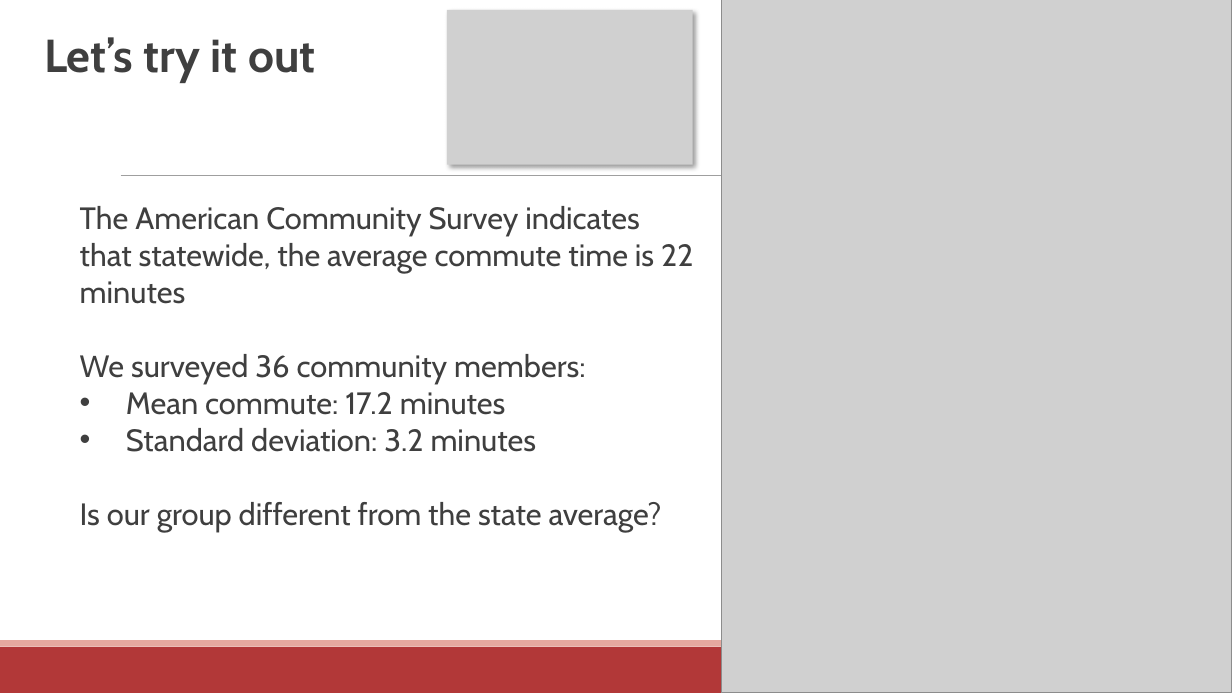
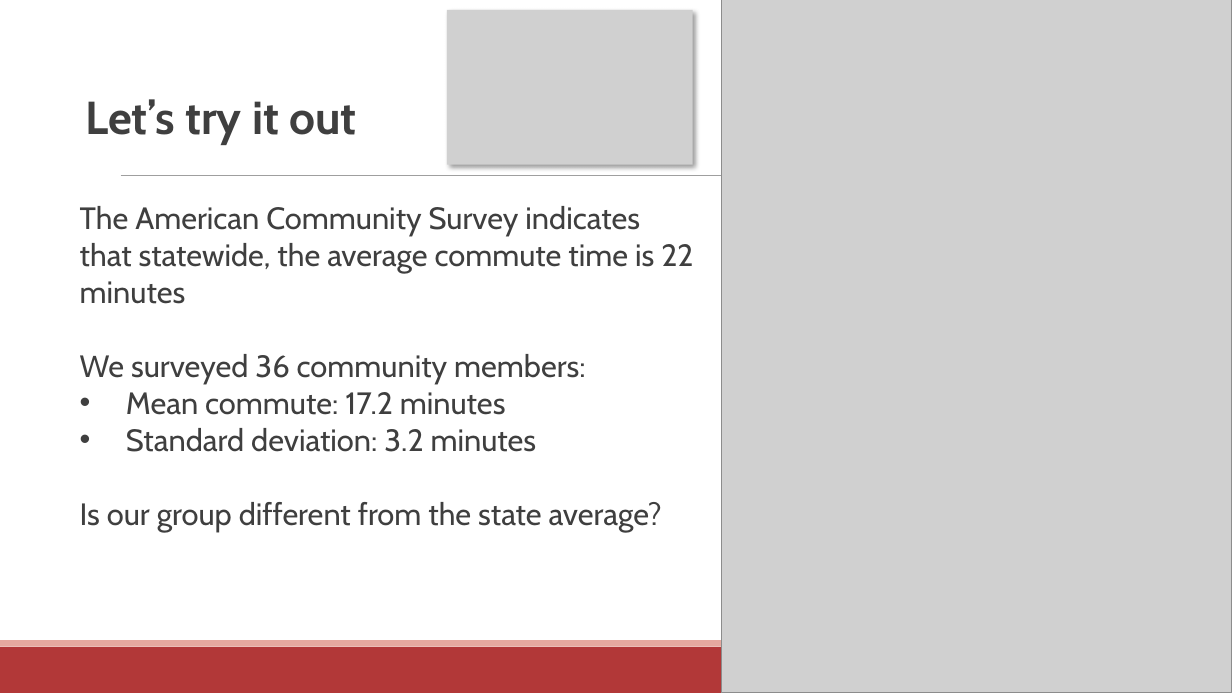
Before and after one commit to communitymaplab/geog4300_datascience, a slide deck: slide 22 of in_class_slides/geog4300_L13 Hypotheses and one sample tests and normality.pptx (slide 18 before the commit). Drawn at 1232x693 pixels with LibreOffice and Linux fonts; fonts in the diff are those of the drawing; grey boxes stand for pictures. Boxes give left, top, right and bottom in pixels: in the first picture for what was removed or moved away, otherwise in the second. Text is boxed around its words. In the diff, an @@ line names an element or a change of style, - is before the commit and + after.

```diff
--- a/in_class_slides/geog4300_L13 Hypotheses and one sample tests and normality.pptx
+++ b/in_class_slides/geog4300_L13 Hypotheses and one sample tests and normality.pptx
@@ text "Let’s try it out": place and size @@
-text "Let’s try it out" at (44, 37, 315, 83)
+text "Let’s try it out" at (85, 99, 356, 145)
```
Also in this commit, not shown: 1 other slide changed, 5 slides added, 2 other files.
